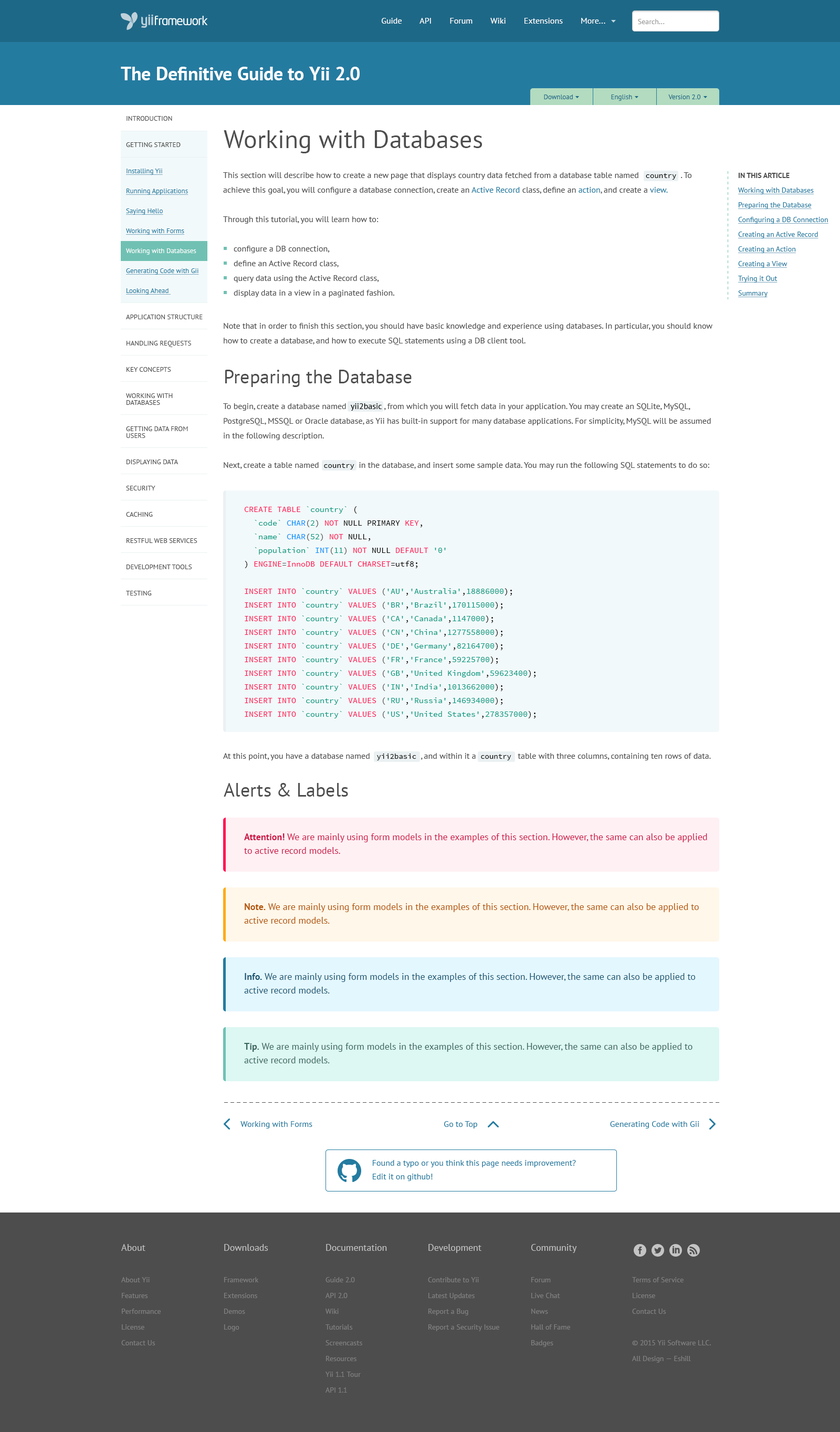
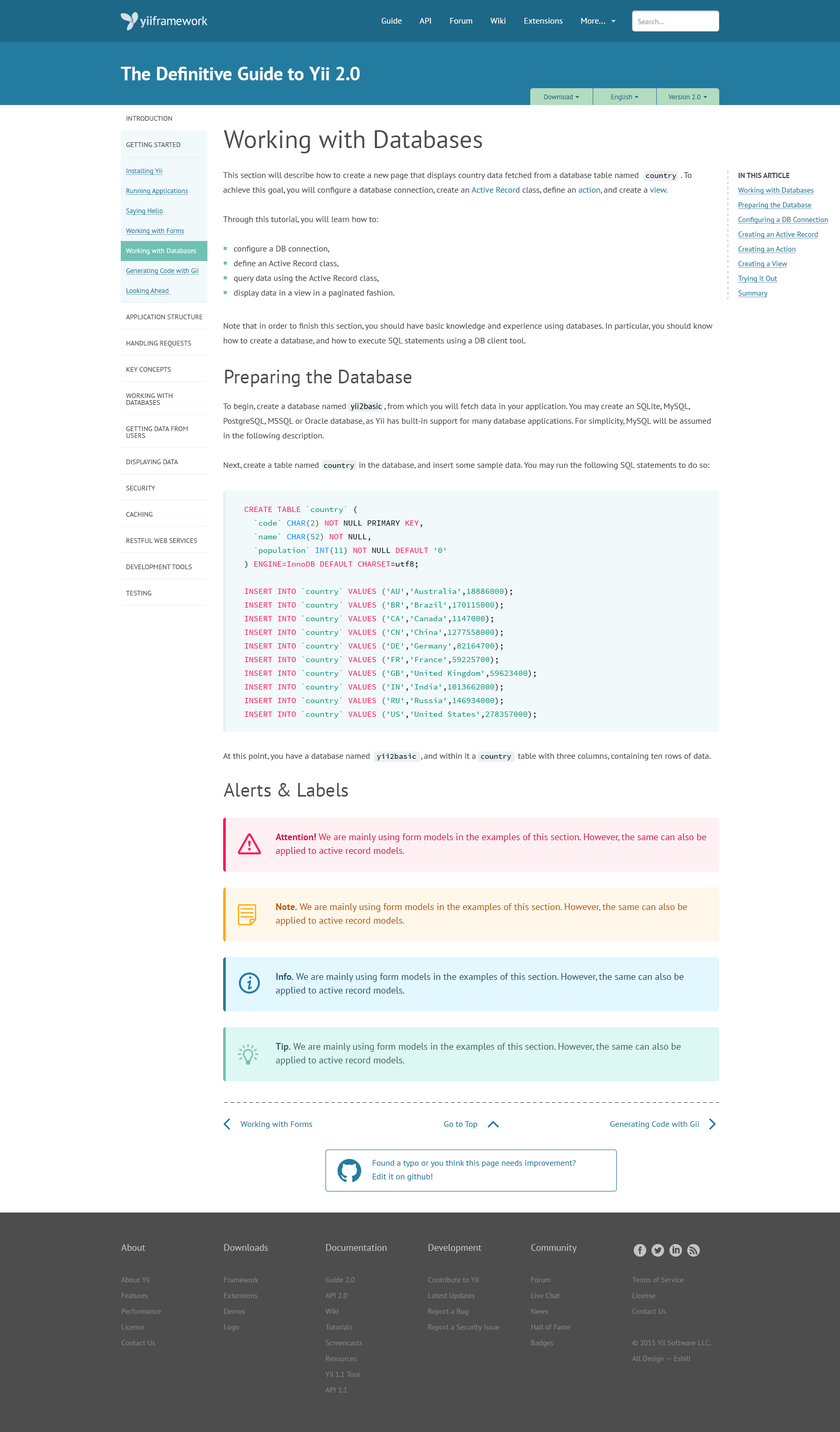
Layered file, before and after one edit (840 × 1432). Changes by layer:
added layer "Vector Smart Object" in group "Header" over [120, 12, 208, 31]
hid "Logo" (1st of 2, in "Header") over [120, 12, 208, 30]
painted on "Attention! We are mainly using form models in the examples of t" over [244, 833, 708, 857]
added layer "ico_attention" in group "Attention" over [237, 833, 262, 855]
added layer "ico_note" in group "Note" over [237, 904, 257, 926]
painted on "Note. We are mainly using form models in the examples of this s" over [244, 903, 699, 926]
painted on "Info. We are mainly using form models in the examples of this s" over [244, 973, 696, 996]
added layer "ico_info" in group "Info" over [238, 972, 260, 994]
added layer "ico_tip" in group "Info" over [237, 1044, 259, 1066]
painted on "Tip. We are mainly using form models in the examples of this se" over [244, 1042, 693, 1066]
